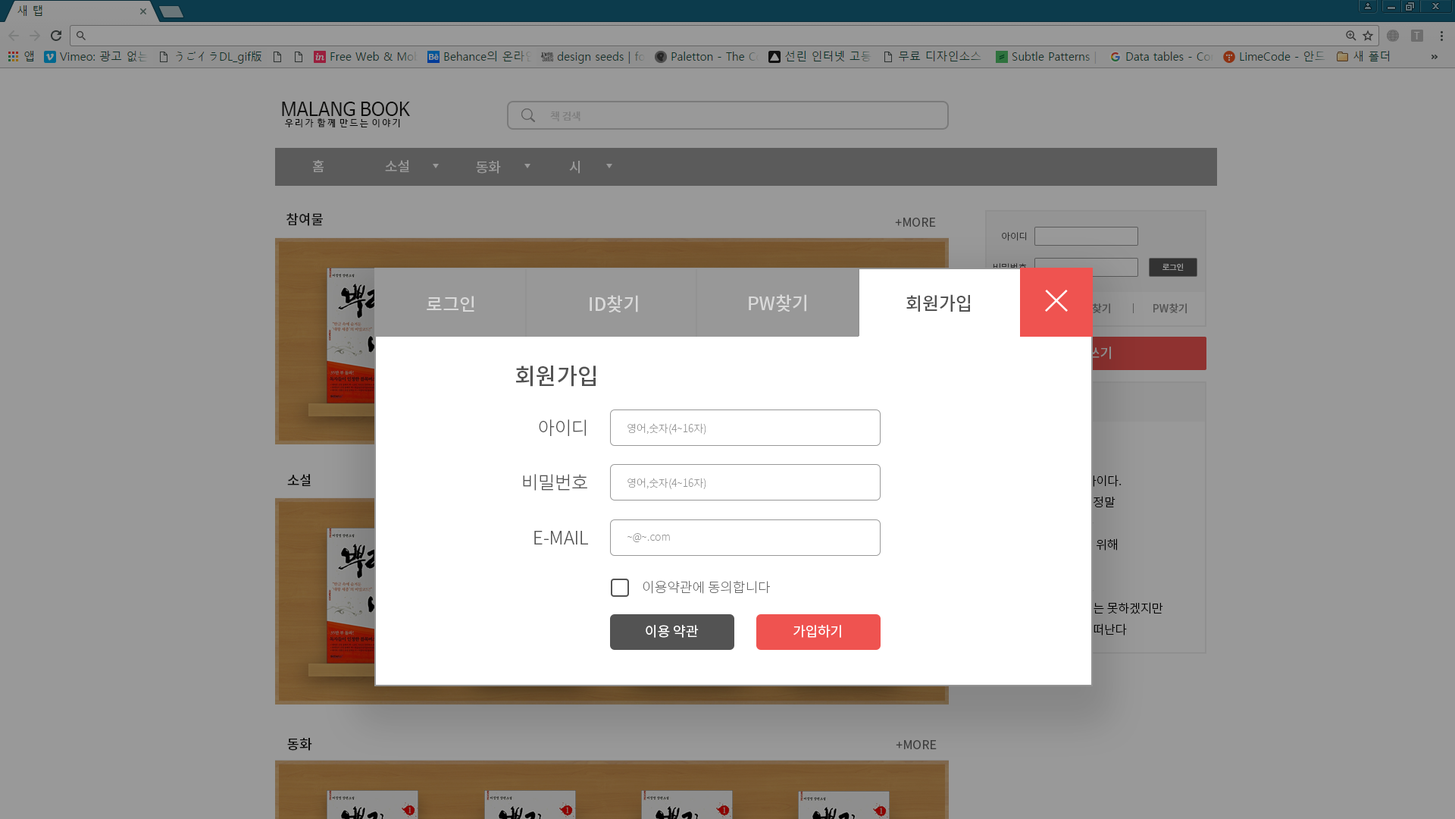
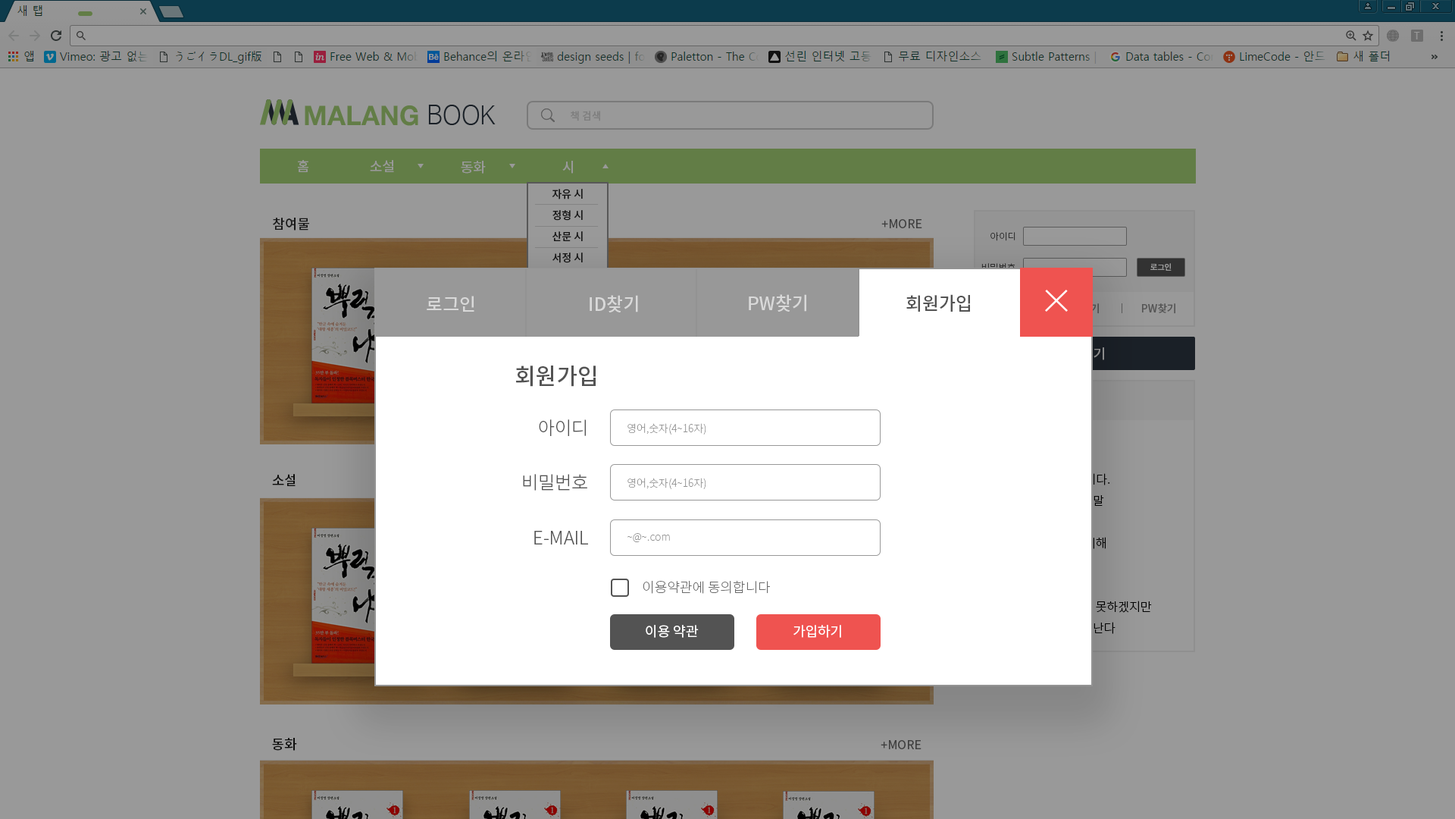
Two versions of the same layered image (1455 x 819). Layer-by-layer changes:
painted on "Malang-Book_main" over [left=78, top=11, right=1218, bottom=819]
